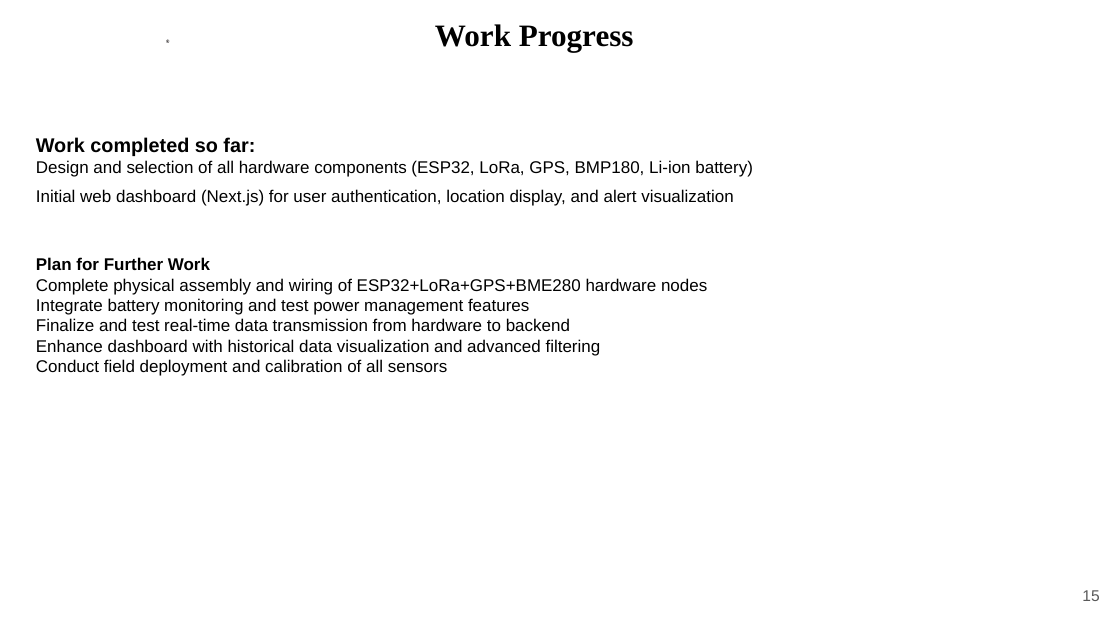
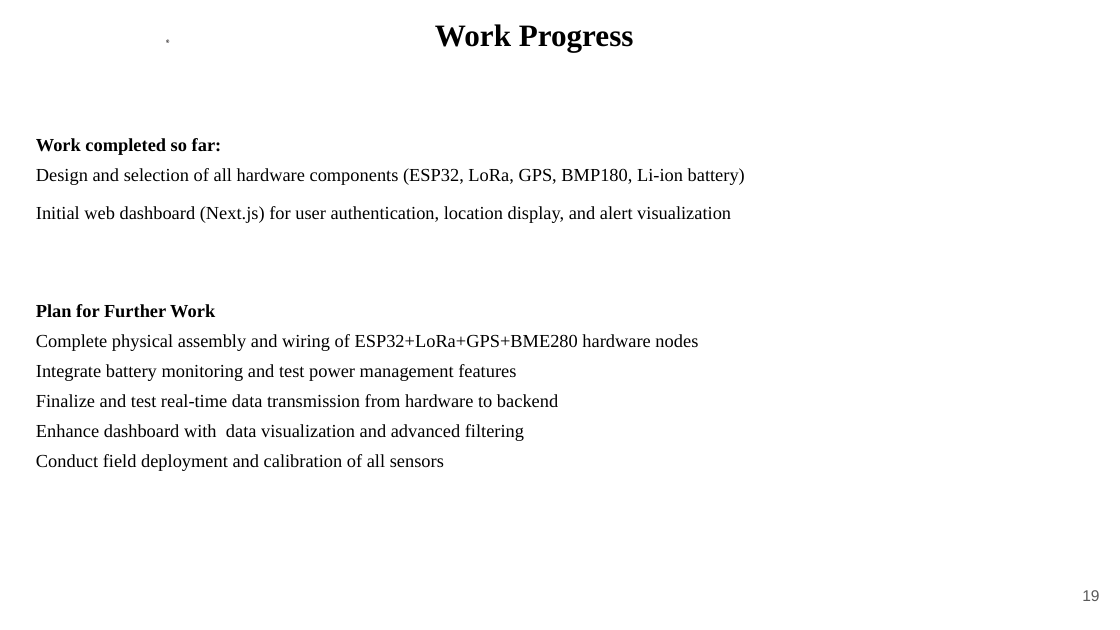
Before and after one commit to rajeshacu/LoRa-based-Location-tracking-and-Fall-detection-System, a slide deck: slide 19 of Phase II Major Project(1).pptx (slide 15 before the commit). Drawn at 1120x630 pixels with LibreOffice and Linux fonts; fonts in the diff are those of the drawing; background and template pictures are left out. Boxes give left, top, right and bottom in pixels: in the first picture for what was removed or moved away, otherwise in the second. Text is boxed around its words. In the diff, an @@ line names an element or a change of style, - is before the commit and + after.

```diff
--- a/Phase II Major Project(1).pptx
+++ b/Phase II Major Project(1).pptx
@@ text at (36, 138, 745, 471): size 28 to 26 pt in "Work completed so far:"; font Arial to Times New Roman in "Work completed so far:", "Design and selection of all hardware components ...", "Initial web dashboard (Next.js) for user authentication, ...", "Plan for Further Work" and 4 more places; size 24 to 26 pt in "Design and selection of all hardware components ...", "Initial web dashboard (Next.js) for user authentication, ...", "Plan for Further Work", "Complete physical assembly and wiring of ESP32+LoRa+GPS+BME2 ..." and 3 more places; more space between paragraphs @@
@@ text at (36, 424, 524, 441): text changed; size 24 to 26 pt; font Arial to Times New Roman @@
-Enhance dashboard with historical data visualization and advanced filtering
+Enhance dashboard with data visualization and advanced filtering
@@ page number at (1082, 590, 1099, 601): text changed @@
-15
+19
```
Also in this commit, not shown: 15 other slides changed, 4 slides added, 2 other files.
